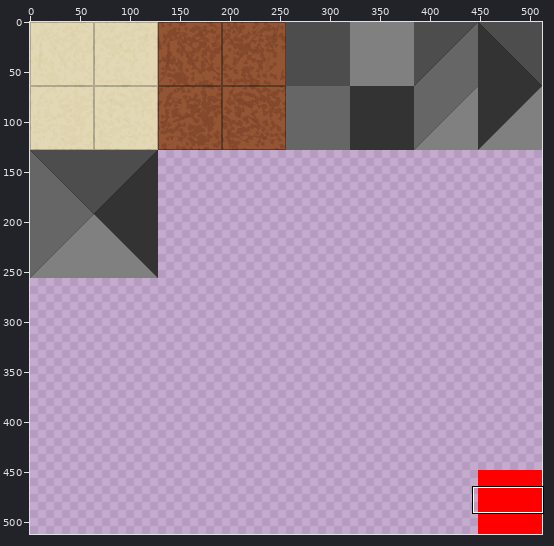
A sprite sheet gets an edit: DayDream/daydream/res/overworld/map.png. Above, an overview of the earlier version with the close-up marked.
Close-up. Before the commit:
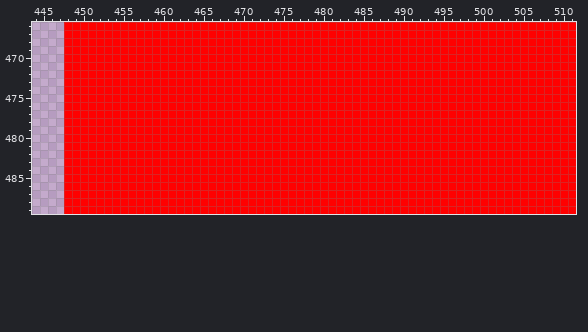
The file is 512x512 pixels. Colours within 5 levels of each other are drawn and written as one. Shown: x 444..511, y 466..489.
Now the later version:
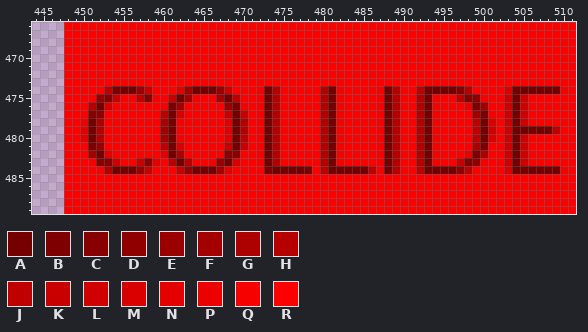
Palette (. is transparent): A #760000  B #7f0000  C #880000  D #910000  E #9b0000  F #a40000  G #ad0000  H #b60000  J #bf0000  K #c80000  L #d10000  M #da0000  N #e40000  P #ed0000  Q #f60000  R #ff0000
Edits made:
Changed rows in their new state; - is an unchanged pixel.
first column x 450:
474 ---JBAAEK---NFAAAEL---QAH-----HAQ----QAH--JAAAACH----MAAAAAAQ
475 --ECK--JCQ-KAFQ--FAJ--QAH-----HAQ----QAH--HAQ--JCDQ--LAL-----
476 -HAM------QBF-----EBQ-QAH-----HAQ----QAH--HAQ---PBF--LAL-----
477 -CD-------JAM-----KAK-QAH-----HAQ----QAH--HAQ----FBQ-LAL-----
478 PAG-------GAQ-----NAH-QAH-----HAQ----QAH--HAQ----JAM-LAL-----
479 NAH-------FAQ-----NAH-QAH-----HAQ----QAH--HAQ----JAL-LAAAAAJ-
480 NAH-------FAQ-----NAJ-QAH-----HAQ----QAH--HAQ----JAM-LAL-----
481 -BE-------JAM-----KAK-QAH-----HAQ----QAH--HAQ----GB--LAL-----
482 -FAN------NAG-----DC--QAH-----HAQ----QAH--HAQ---PBG--LAL-----
483 -QCCL--KDN-HAH--QEAM--QAH-----HAQ----QAH--HAQ--KCDQ--LAL-----
484 --QHAAAEK---KEAAAFN----BAAAAB-JAAAAAJQAH--JAAAADJ----MAAAAAAQ
Pixel boxes of the changes (left, top, right, bottom) in both close-ups:
changed: (80, 86, 568, 174)
